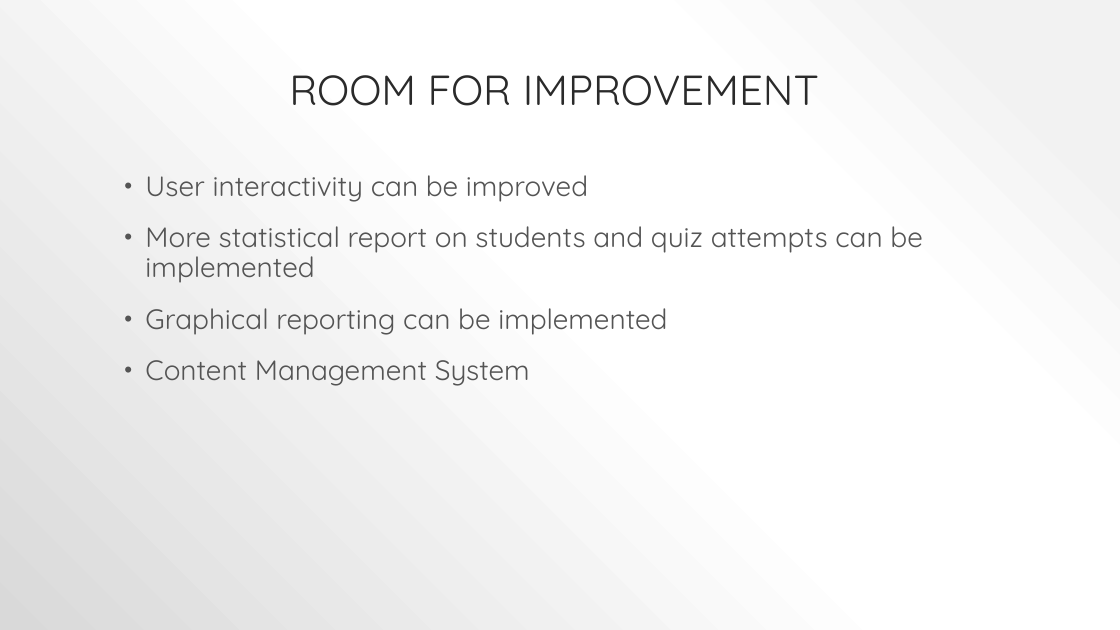
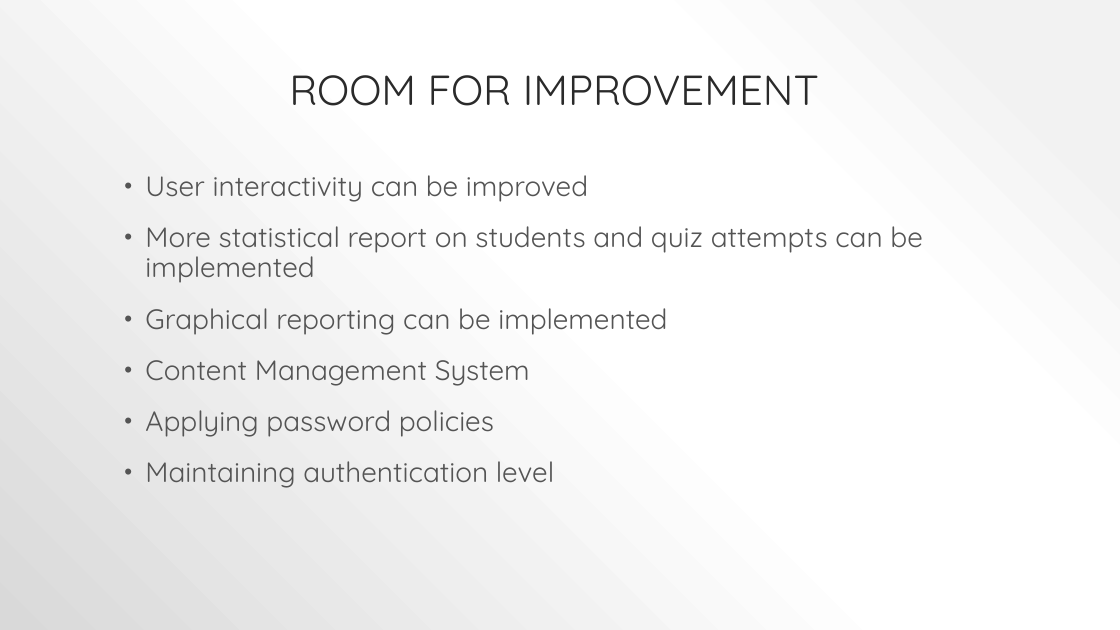
Before and after one commit to cquRotary/RotaryClub, a slide deck: slide 38 of Document/Rotary Youth Drive Awareness Project.pptx. Drawn at 1120x630 pixels with LibreOffice and Linux fonts; fonts in the diff are those of the drawing. Boxes give left, top, right and bottom in pixels: in the first picture for what was removed or moved away, otherwise in the second. Text is boxed around its words. In the diff, an @@ line names an element or a change of style, - is before the commit and + after.

Commit message:
added Improvement section

```diff
--- a/Document/Rotary Youth Drive Awareness Project.pptx
+++ b/Document/Rotary Youth Drive Awareness Project.pptx
@@ text at bbox=[145, 410, 554, 488]: paragraphs added @@
+• Applying password policies
+• Maintaining authentication level
```
